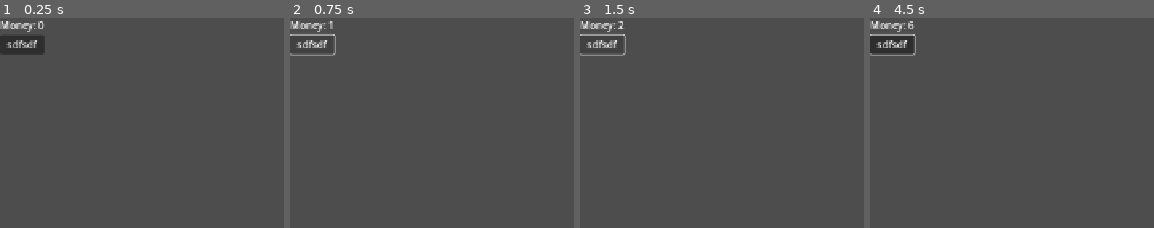
Above: before the commit, frames 1-4 (left to right).
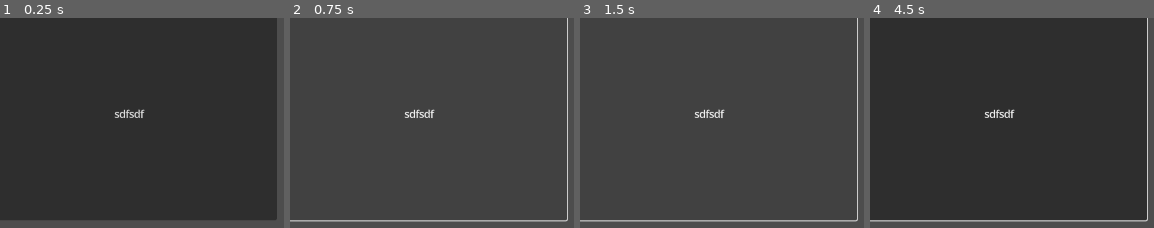
Above: after the commit, the same moments.

Repository: unjerry/GGJ2026
Game: Godot game, scene res://system/tess/tess.tscn
Same seed, same stepped clock (60 frames per second), same inputs: the game is played once before the commit and once after it.
Inputs (mouse positions are in pixels of both pictures, inside the frame that each line leads up to):
- Up to frame 1 (0.25 s): no input
- Up to frame 2 (0.75 s): click "sdfsdf" at 0.5 s
- Up to frame 3 (1.5 s): click "sdfsdf" at 1.25 s
- Up to frame 4 (4.5 s): click "sdfsdf" at 2 s; tap Enter at 2.75, 4.25 s; move the mouse to (outside the picture) at 2.77 s; click (outside the picture) at 2.92 s; tap Space at 3.5 s; move the mouse to (outside the picture) at 3.52 s; click (outside the picture) at 3.67 s; move the mouse to (outside the picture) at 4.27 s; click (outside the picture) at 4.42 s

The runs differ from the first frame. In frame 1, 92% of the frame differs, in the area x 0-98%, y 0-97%; in frame 2, 2.5%; in frame 3, 2.5%; in frame 4, 94%, in the area x 0-98%, y 0-98%.

Commit message:
ALL * -m UI in progress

Diff:
--- /dev/null
+++ b/svs-4-5-1/ControlTest/testt.tscn
@@ -0,0 +1,147 @@
+[gd_scene format=3 uid="uid://b4nxfyhc5akri"]
+
+[node name="Control" type="Control"]
+layout_mode = 3
+anchor_right = 1.0
+anchor_bottom = 1.0
+offset_left = 100.0
+offset_top = 100.0
+offset_right = -100.0
+offset_bottom = -100.0
+grow_horizontal = 2
+grow_vertical = 2
+
+[node name="Control" type="Control" parent="."]
+layout_mode = 1
+anchor_right = 0.58955556
+anchor_bottom = 0.5399231
+offset_right = 0.27996826
+offset_bottom = 0.23999023
+grow_horizontal = 2
+grow_vertical = 2
+
+[node name="Panel" type="Panel" parent="Control"]
+layout_mode = 1
+anchors_preset = -1
+anchor_right = 1.0
+anchor_bottom = 1.0
+offset_left = 10.0
+offset_top = 10.0
+offset_right = -10.0
+offset_bottom = -10.0
+grow_horizontal = 2
+grow_vertical = 2
+
+[node name="VBoxContainer" type="VBoxContainer" parent="Control/Panel"]
+layout_mode = 1
+anchors_preset = 15
+anchor_right = 1.0
+anchor_bottom = 1.0
+grow_horizontal = 2
+grow_vertical = 2
+metadata/_edit_use_anchors_ = true
+
+[node name="HBoxContainer" type="HBoxContainer" parent="Control/Panel/VBoxContainer"]
+layout_mode = 2
+
+[node name="Label2" type="Label" parent="Control/Panel/VBoxContainer/HBoxContainer"]
+custom_minimum_size = Vector2(50, 0)
+layout_mode = 2
+size_flags_vertical = 1
+text = "编号"
+
+[node name="Label3" type="Label" parent="Control/Panel/VBoxContainer/HBoxContainer"]
+custom_minimum_size = Vector2(50, 0)
+layout_mode = 2
+size_flags_vertical = 1
+text = "名称"
+
+[node name="Label" type="Label" parent="Control/Panel/VBoxContainer/HBoxContainer"]
+custom_minimum_size = Vector2(50, 0)
+layout_mode = 2
+size_flags_vertical = 1
+text = "势力"
+
+[node name="Label4" type="Label" parent="Control/Panel/VBoxContainer/HBoxContainer"]
+custom_minimum_size = Vector2(50, 0)
+layout_mode = 2
+size_flags_vertical = 1
+text = "类型"
+
+[node name="Label5" type="Label" parent="Control/Panel/VBoxContainer/HBoxContainer"]
+custom_minimum_size = Vector2(50, 0)
+layout_mode = 2
+size_flags_vertical = 1
+text = "难度"
+
+[node name="Label6" type="Label" parent="Control/Panel/VBoxContainer/HBoxContainer"]
+custom_minimum_size = Vector2(50, 0)
+layout_mode = 2
+size_flags_vertical = 1
+text = "能量硬币报酬"
+
+[node name="Label7" type="Label" parent="Control/Panel/VBoxContainer/HBoxContainer"]
+custom_minimum_size = Vector2(50, 0)
+layout_mode = 2
+size_flags_vertical = 1
+text = "预计时长"
+
+[node name="Label8" type="Label" parent="Control/Panel/VBoxContainer/HBoxContainer"]
+custom_minimum_size = Vector2(50, 0)
+layout_mode = 2
+size_flags_vertical = 1
+text = "状态"
+
+[node name="HBoxContainer3" type="HBoxContainer" parent="Control/Panel/VBoxContainer"]
+layout_mode = 2
+
+[node name="Label2" type="Label" parent="Control/Panel/VBoxContainer/HBoxContainer3"]
+custom_minimum_size = Vector2(50, 0)
+layout_mode = 2
+size_flags_vertical = 1
+text = "编号"
+
+[node name="Label3" type="Label" parent="Control/Panel/VBoxContainer/HBoxContainer3"]
+custom_minimum_size = Vector2(50, 0)
+layout_mode = 2
+size_flags_vertical = 1
+text = "名称"
+
+[node name="Label" type="Label" parent="Control/Panel/VBoxContainer/HBoxContainer3"]
+custom_minimum_size = Vector2(50, 0)
+layout_mode = 2
+size_flags_vertical = 1
+text = "势力"
+
+[node name="Label4" type="Label" parent="Control/Panel/VBoxContainer/HBoxContainer3"]
+custom_minimum_size = Vector2(50, 0)
+layout_mode = 2
+size_flags_vertical = 1
+text = "类型"
+
+[node name="Label5" type="Label" parent="Control/Panel/VBoxContainer/HBoxContainer3"]
+custom_minimum_size = Vector2(50, 0)
+layout_mode = 2
+size_flags_vertical = 1
+text = "难度"
+
+[node name="Label6" type="Label" parent="Control/Panel/VBoxContainer/HBoxContainer3"]
+custom_minimum_size = Vector2(50, 0)
+layout_mode = 2
+size_flags_vertical = 1
+text = "能量硬币报酬"
+
+[node name="Label7" type="Label" parent="Control/Panel/VBoxContainer/HBoxContainer3"]
+custom_minimum_size = Vector2(50, 0)
+layout_mode = 2
+size_flags_vertical = 1
+text = "预计时长"
+
+[node name="Label8" type="Label" parent="Control/Panel/VBoxContainer/HBoxContainer3"]
+custom_minimum_size = Vector2(50, 0)
+layout_mode = 2
+size_flags_vertical = 1
+text = "状态"
+
+[node name="HBoxContainer2" type="HBoxContainer" parent="Control/Panel/VBoxContainer"]
+layout_mode = 2
--- a/svs-4-5-1/project.godot
+++ b/svs-4-5-1/project.godot
@@ -19,7 +19,10 @@
 
 window/size/viewport_width=1280
 window/size/viewport_height=720
-window/stretch/mode="canvas_items"
+
+[gui]
+
+theme/default_font_multichannel_signed_distance_field=true
 
 [layer_names]
 
--- /dev/null
+++ b/svs-4-5-1/system/tess/row/row.gd
@@ -0,0 +1,11 @@
+extends HBoxContainer
+
+
+# Called when the node enters the scene tree for the first time.
+func _ready() -> void:
+	pass # Replace with function body.
+
+
+# Called every frame. 'delta' is the elapsed time since the previous frame.
+func _process(delta: float) -> void:
+	pass
--- /dev/null
+++ b/svs-4-5-1/system/tess/row/row.tscn
@@ -0,0 +1,54 @@
+[gd_scene load_steps=2 format=3 uid="uid://crhvyptcysura"]
+
+[ext_resource type="Script" uid="uid://c84u4i4s1gtvu" path="res://system/tess/row/row.gd" id="1_es1cc"]
+
+[node name="HBoxContainer3" type="HBoxContainer"]
+script = ExtResource("1_es1cc")
+
+[node name="Label2" type="Label" parent="."]
+custom_minimum_size = Vector2(50, 0)
+layout_mode = 2
+size_flags_vertical = 1
+text = "编号"
+
+[node name="Label3" type="Label" parent="."]
+custom_minimum_size = Vector2(50, 0)
+layout_mode = 2
+size_flags_vertical = 1
+text = "名称"
+
+[node name="Label" type="Label" parent="."]
+custom_minimum_size = Vector2(50, 0)
+layout_mode = 2
+size_flags_vertical = 1
+text = "势力"
+
+[node name="Label4" type="Label" parent="."]
+custom_minimum_size = Vector2(50, 0)
+layout_mode = 2
+size_flags_vertical = 1
+text = "类型"
+
+[node name="Label5" type="Label" parent="."]
+custom_minimum_size = Vector2(50, 0)
+layout_mode = 2
+size_flags_vertical = 1
+text = "难度"
+
+[node name="Label6" type="Label" parent="."]
+custom_minimum_size = Vector2(50, 0)
+layout_mode = 2
+size_flags_vertical = 1
+text = "能量硬币报酬"
+
+[node name="Label7" type="Label" parent="."]
+custom_minimum_size = Vector2(50, 0)
+layout_mode = 2
+size_flags_vertical = 1
+text = "预计时长"
+
+[node name="Label8" type="Label" parent="."]
+custom_minimum_size = Vector2(50, 0)
+layout_mode = 2
+size_flags_vertical = 1
+text = "状态"
--- a/svs-4-5-1/system/tess/tess.tscn
+++ b/svs-4-5-1/system/tess/tess.tscn
@@ -4,19 +4,34 @@
 
 [node name="Control" type="Control"]
 layout_mode = 3
-anchors_preset = 0
-offset_right = 40.0
-offset_bottom = 40.0
+anchor_right = 0.319
+anchor_bottom = 0.286
+offset_right = -408.32
+offset_bottom = -205.92001
+size_flags_horizontal = 0
 
-[node name="VBoxContainer" type="VBoxContainer" parent="."]
-layout_mode = 0
-offset_right = 40.0
-offset_bottom = 40.0
-
-[node name="Label" type="Label" parent="VBoxContainer"]
-layout_mode = 2
-
-[node name="Button" type="Button" parent="VBoxContainer"]
-layout_mode = 2
+[node name="Button" type="Button" parent="."]
+layout_mode = 1
+anchors_preset = 15
+anchor_right = 1.0
+anchor_bottom = 1.0
+offset_left = -28.0
+offset_top = -15.5
+offset_right = 443.0
+offset_bottom = 323.0
+grow_horizontal = 2
+grow_vertical = 2
 text = "sdfsdf"
 script = ExtResource("1_qqs75")
+
+[node name="Label" type="Label" parent="."]
+visible = false
+layout_mode = 1
+anchors_preset = -1
+anchor_right = 32.02
+anchor_bottom = 18.006
+offset_left = 577.0
+offset_top = 381.0
+offset_right = -647.80005
+offset_bottom = -316.24
+text = "sdfsdf"
--- /dev/null
+++ b/svs-4-5-1/system/tess/tesscroll/tesscroll.tscn
@@ -0,0 +1,37 @@
+[gd_scene format=3 uid="uid://cfsqubs4jbi2a"]
+
+[node name="Control" type="Control"]
+layout_mode = 3
+anchors_preset = 15
+anchor_right = 1.0
+anchor_bottom = 1.0
+grow_horizontal = 2
+grow_vertical = 2
+metadata/_edit_use_anchors_ = true
+
+[node name="Panel" type="Panel" parent="."]
+layout_mode = 1
+anchors_preset = -1
+anchor_right = 1.0
+anchor_bottom = 1.0
+offset_left = 20.0
+offset_top = 20.0
+offset_right = -20.0
+offset_bottom = -20.0
+grow_horizontal = 2
+grow_vertical = 2
+metadata/_edit_use_anchors_ = true
+
+[node name="VScrollBar" type="VScrollBar" parent="Panel"]
+layout_mode = 1
+anchors_preset = 8
+anchor_left = 0.5
+anchor_top = 0.5
+anchor_right = 0.5
+anchor_bottom = 0.5
+offset_left = -4.0
+offset_top = -4.0
+offset_right = 4.0
+offset_bottom = 4.0
+grow_horizontal = 2
+grow_vertical = 2
Not shown, added: svs-4-5-1/system/tess/row/row.gd.uid
